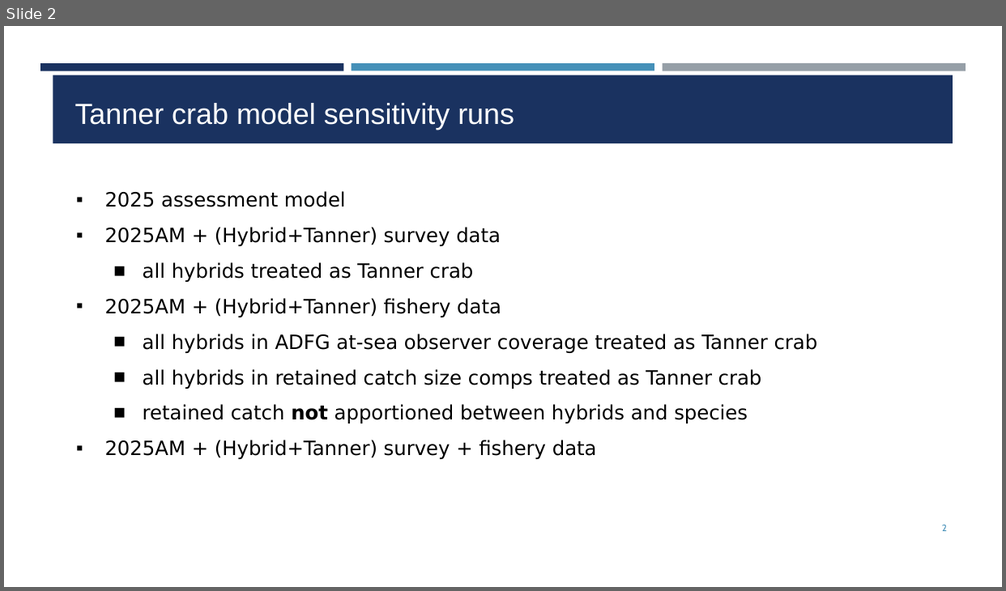
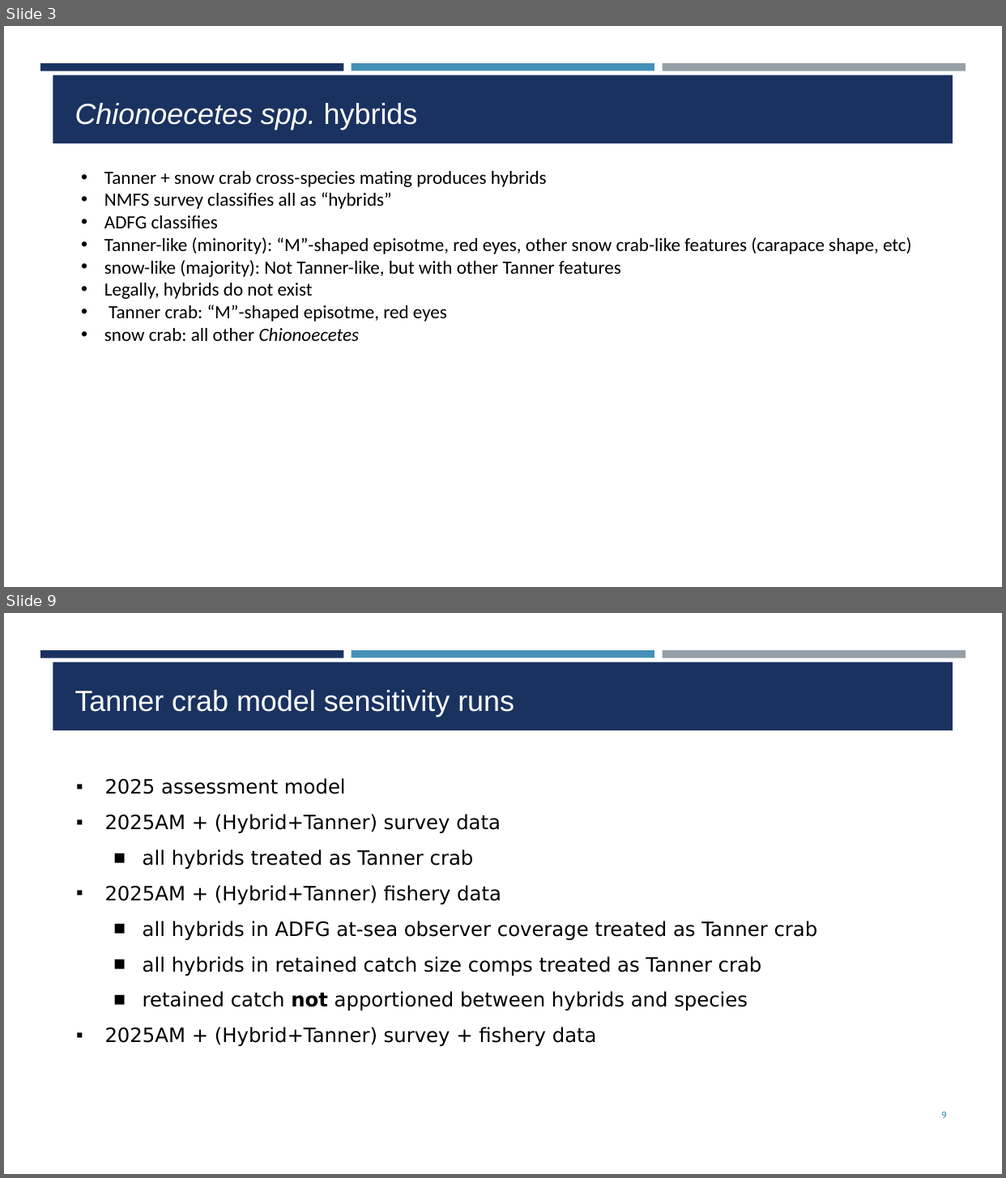
Before and after one commit to noaa-afsc/TannerCrab_2026CIEReview, a slide deck: presentations/HybridsConsiderations.pptx. Shown one above the other, each under a label of ours: slide 2 before the commit, slides 3 and 9 after it; the slides between them are not shown. The pictures are 1006x591 and 1006x1178 pixels, drawn with LibreOffice and Linux fonts; fonts in the diff are those of the drawing; background and template pictures are left out. Boxes give left, top, right and bottom in pixels: in the first picture for what was removed or moved away, otherwise in the second. Text is boxed around its words. In the diff, an @@ line names an element or a change of style, - is before the commit and + after.

Commit message:
20260521. Finished hybrid, assessment, bridging, updated agenda

```diff
--- a/presentations/HybridsConsiderations.pptx
+++ b/presentations/HybridsConsiderations.pptx
@@ slide 3 added at (4, 26, 1002, 587), background #FFFFFF; not listed: 4 template elements that a slide beside it also shows @@
@@ title added at (75, 103, 418, 130), 28 pt, text #FFFFFF, italic @@
+Chionoecetes spp. hybrids
@@ text added at (104, 171, 912, 341), 18 pt, text #000000 @@
+• Tanner + snow crab cross-species mating produces hybrids
+• NMFS survey classifies all as “hybrids”
+• ADFG classifies
+                • Tanner-like (minority): “M”-shaped episotme, red eyes, other snow crab-like features (carapace shape, etc)
+  • snow-like (majority): Not Tanner-like, but with other Tanner features
+  • Legally, hybrids do not exist
+    • Tanner crab: “M”-shaped episotme, red eyes
+    • snow crab: all other Chionoecetes
@@ what was slide 2 is now slide 9 @@
@@ page number at (941, 1112, 947, 1118): text changed @@
-2
+9
```
Also in this commit, not shown: 6 slides changed, 1 other slide added, 1 slide removed, 6 other files.
